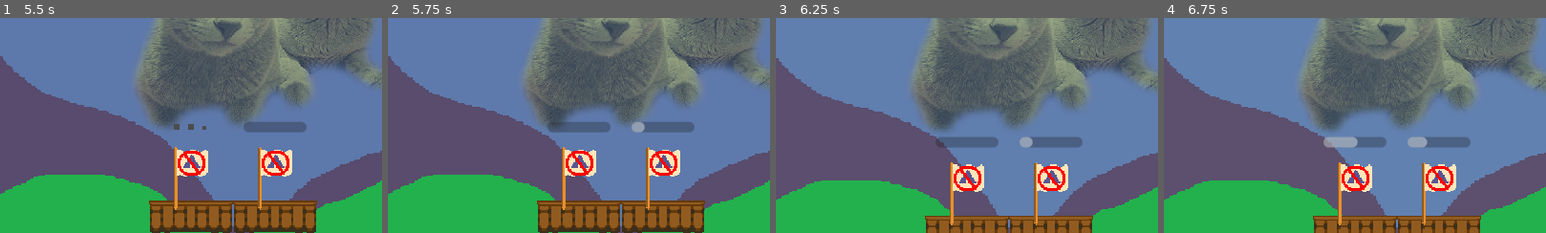
Above: before the commit, frames 1-4 (left to right).
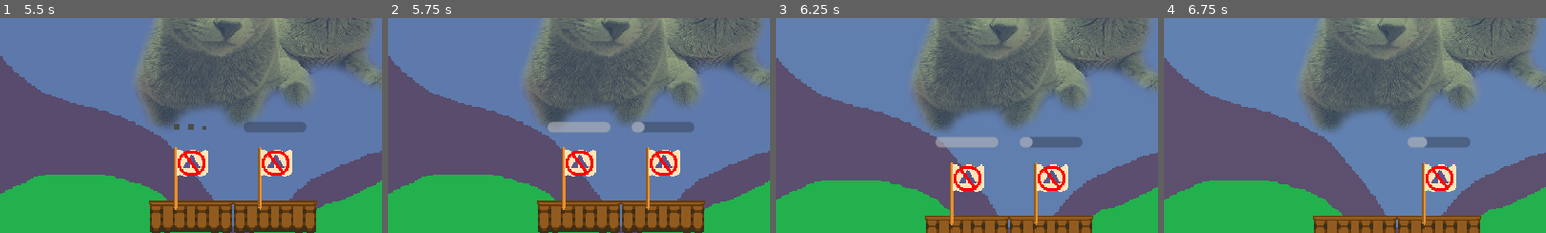
Above: after the commit, the same moments.

Repository: PlayDieRepeat/gmtk_2024
Game: Godot game, scene res://scenes/systems/initializer.tscn
Two runs of this game, one before a commit and one after it. Both use one fixed random seed, a clock stepped at 60 frames per second and the inputs below. Sound files missing from this copy of the repository are replaced by a short silence.
Inputs (mouse positions are % of the whole screen's width and height, from its top left):
- Up to frame 1 (5.5 s): click "Start" at 0.5 s; move the mouse to (72, 45) at 1.27 s; tap Mouse wheel down (Scroll Down) at 1.35, 2.85 s; tap Enter at 2 s; move the mouse to (30, 55) at 2.02 s; tap Mouse wheel up (Scroll Up) at 2.1, 3.6 s; move the mouse to (60, 28) at 2.77 s; tap Space at 3.5 s; move the mouse to (45, 70) at 3.52 s; click (42, 85) at 4.27 s; click "Action" at 5 s
- Up to frame 2 (5.75 s): no input
- Up to frame 3 (6.25 s): click (33, 3) at 5.77 s
- Up to frame 4 (6.75 s): click (36, 3) at 6.52 s
The pictures show only the part of the screen within x 17-67%, y 42-92%; the shares and areas given below are measured in that part.

Frame 1 is identical in both runs. In frame 2, 0.8% of the frame differs, in the area x 41-59%, y 48-54%; in frame 3, 0.8%; in frame 4, 1.9%, in the area x 41-59%, y 55-97%.
Error in both runs: Assertion failed: There was a problem trying to make a directory!! (res://scripts/_autoloads/elephant.gd:50)

Commit message:
More updates for the review

Diff:
--- a/resources/buildings/scaffold.tres
+++ b/resources/buildings/scaffold.tres
@@ -15,4 +15,4 @@
 description = "Sturdy enough to expand your settlement."
 material_requirements = Array[ExtResource("1_h4ucu")]([SubResource("Resource_welci")])
 can_build_above = false
-time_to_build = 2
+time_to_build = 0
--- a/scenes/levels/level1.tscn
+++ b/scenes/levels/level1.tscn
@@ -8,6 +8,7 @@
 [ext_resource type="Resource" uid="uid://jew5ejix3nu" path="res://resources/constants/time_constants.tres" id="8_7fp10"]
 [ext_resource type="Resource" uid="uid://mdu3kq4heym6" path="res://resources/gods/cat_god.tres" id="9_s4vp6"]
 [ext_resource type="Texture2D" uid="uid://cpohewy4agqu0" path="res://assets/images/environment/ground.png" id="12_543hd"]
+[ext_resource type="Script" path="res://scenes/levels/im_gui_helper.gd" id="13_hj33i"]
 [ext_resource type="PackedScene" uid="uid://dodop7a7svo6t" path="res://scenes/world/SkyBox.tscn" id="14_xq1sr"]
 [ext_resource type="Texture2D" uid="uid://bmmq23vga8ukr" path="res://assets/images/trees/treeRed.png" id="16_tywj6"]
 [ext_resource type="Texture2D" uid="uid://clcspwowhnoch" path="res://assets/images/trees/treeGreen.png" id="17_c7fb8"]
@@ -28,25 +29,7 @@
 [ext_resource type="Script" path="res://scripts/menus/debug_resource_grid.gd" id="27_aipw5"]
 [ext_resource type="PackedScene" uid="uid://c6x87uubuyc2" path="res://scenes/menus/material_display.tscn" id="28_y16u3"]
 
-[sub_resource type="GDScript" id="GDScript_kldew"]
-script/source = "extends Node
-
-# signal back_to_start_from_pause_menu
-
-# func _process(_delta: float) -> void:
-# 	if Input.is_action_just_pressed(\"Menu\"):
-# 		%PauseMenu.visible = !%PauseMenu.visible
-# 		get_tree().paused = !get_tree().paused
-
-# func _on_quit_button_pressed() -> void:
-# 	get_tree().quit()
-
-# func _on_back_button_pressed() -> void:
-# 	emit_signal(\"back_to_start_from_pause_menu\")
-"
-
 [node name="Level1" type="Node"]
-script = SubResource("GDScript_kldew")
 
 [node name="Systems" type="Node" parent="."]
 
@@ -78,6 +61,9 @@
 anchor_mode = 0
 script = ExtResource("19_qtfqm")
 camera_constant = ExtResource("20_r8y4d")
+
+[node name="ImGuiHelper" type="Node" parent="Systems"]
+script = ExtResource("13_hj33i")
 
 [node name="World" type="Node" parent="."]
 
--- a/scripts/buildings/building.gd
+++ b/scripts/buildings/building.gd
@@ -1,7 +1,7 @@
 extends Node2D
 class_name Building
 
-@export_group("Buidling Data")
+@export_group("Building Data")
 @export var is_prebuilt := false
 @export var building_data: RBuilding
 @export var building_states: Array[PackedScene]
@@ -129,7 +129,7 @@
 	show_building_texture(true)
 	show_scaffolding(true)
 
-func _on_menu_cancelded() -> void:
+func _on_menu_canceled() -> void:
 	state_machine.change_state("Empty")
 
 func _on_build_confirmed() -> void:
--- a/scripts/menus/build_menu.gd
+++ b/scripts/menus/build_menu.gd
@@ -19,7 +19,7 @@
 var available_buildings: Array[RBuilding]
 
 signal building_selected(p_selected_building: RBuilding)
-signal menu_caneceled()
+signal menu_canceled()
 signal confirm_build()
 
 # Called when the node enters the scene tree for the first time.
@@ -38,7 +38,7 @@
 
 func _on_close_pressed() -> void:
 	clear_build_buttons()
-	menu_caneceled.emit()
+	menu_canceled.emit()
 	disconnect_signals()
 	hide()
 
@@ -50,12 +50,12 @@
 
 func connect_signals() -> void:
 	building_selected.connect(active_building._on_building_selected)
-	menu_caneceled.connect(active_building._on_menu_cancelded)
+	menu_canceled.connect(active_building._on_menu_canceled)
 	confirm_build.connect(active_building._on_build_confirmed)
 
 func disconnect_signals() -> void:
 	building_selected.disconnect(active_building._on_building_selected)
-	menu_caneceled.disconnect(active_building._on_menu_cancelded)
+	menu_canceled.disconnect(active_building._on_menu_canceled)
 	confirm_build.disconnect(active_building._on_build_confirmed)
 
 func _on_build_button_pressed(p_building: Building, p_available_buildings: Array[RBuilding]) -> void:
--- a/scripts/states/building_states/waiting_state.gd
+++ b/scripts/states/building_states/waiting_state.gd
@@ -1,6 +1,5 @@
 extends BuildingState
 class_name WaitingState
-
 
 # Called when the state machine enters this state.
 func on_enter() -> void:
